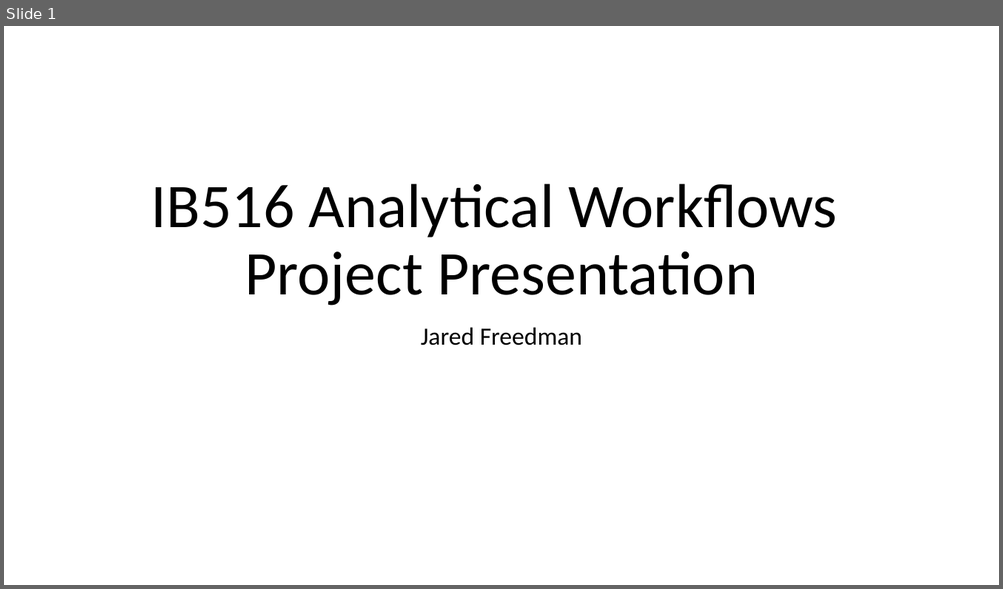
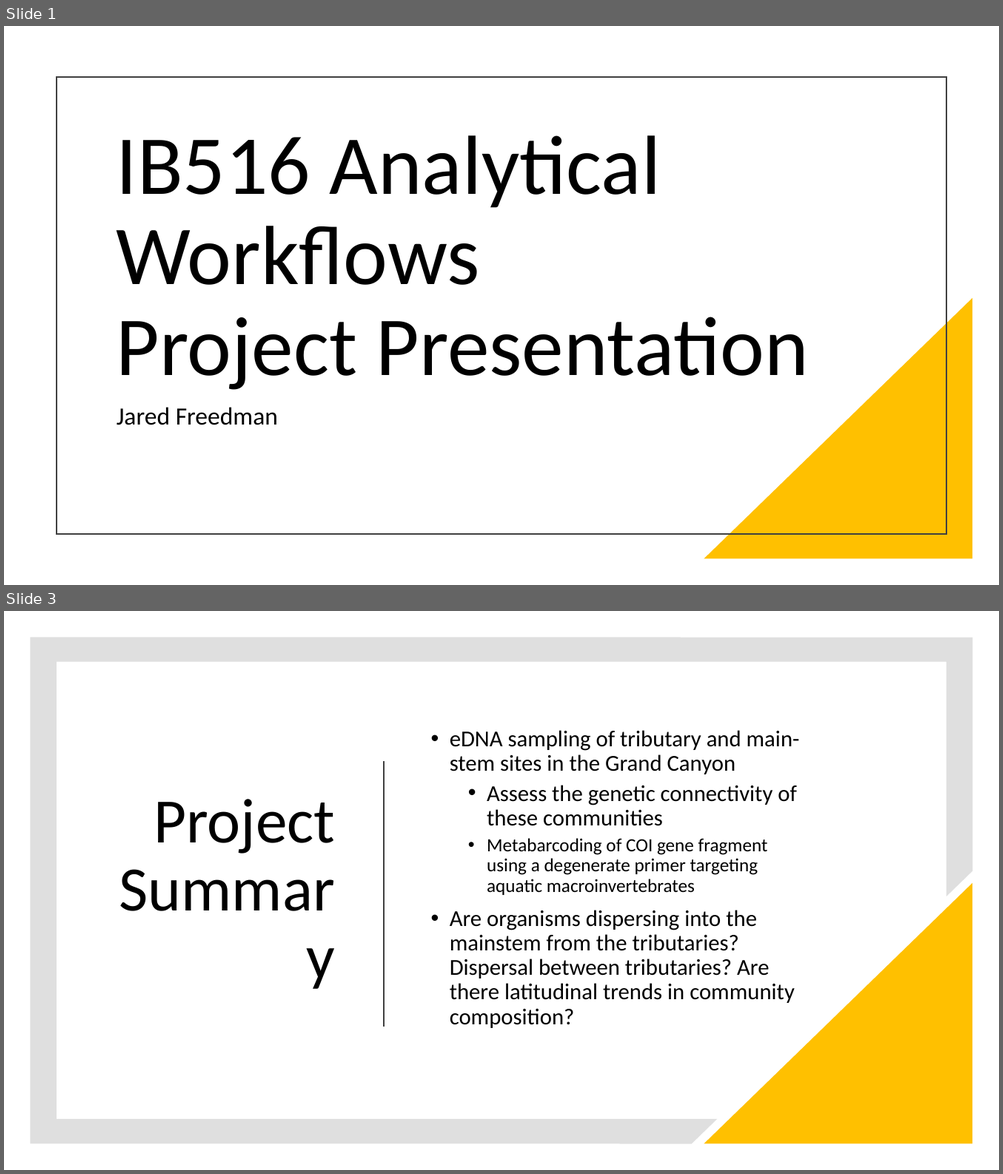
Before and after one commit to jaredfreedman/edna_metabarcoding, a slide deck: IB516 Analytical Workflows/Project Proposal Slides.pptx. Shown one above the other, each under a label of ours: slide 1 before the commit, slides 1 and 3 after it; the slides between them are not shown. The pictures are 1003x589 and 1003x1174 pixels, drawn with LibreOffice and Linux fonts; fonts in the diff are those of the drawing. Boxes give left, top, right and bottom in pixels: in the first picture for what was removed or moved away, otherwise in the second. Text is boxed around its words. In the diff, an @@ line names an element or a change of style, - is before the commit and + after.

```diff
--- a/IB516 Analytical Workflows/Project Proposal Slides.pptx
+++ b/IB516 Analytical Workflows/Project Proposal Slides.pptx
@@ slide 3 added at box(4, 611, 999, 1170), background #FFFFFF @@
@@ freeform shape added at box(30, 637, 973, 1145), fill #808080 at 25% opacity @@
@@ text added at box(449, 730, 800, 1028), 22 pt, text #000000 @@
+• eDNA sampling of tributary and main-stem sites in the Grand Canyon
+  • Assess the genetic connectivity of these communities
+  • Metabarcoding of COI gene fragment using a degenerate primer targeting aquatic macroinvertebrates
+• Are organisms dispersing into the mainstem from the tributaries? Dispersal between tributaries? Are there latitudinal trends in community composition?
@@ line added from (384, 763) to (384, 1027), #404040 1.5 pt @@
@@ title added at box(153, 799, 335, 854), 61 pt, text #000000 @@
+Project Summary
@@ right triangle added at box(704, 883, 973, 1145), fill #FFC000 @@
@@ slide 1 changed as well @@
@@ rectangle added at box(57, 77, 946, 534), outline #404040 1.5 pt @@
@@ title "IB516 Analytical Workflows Project Presentation": place and size @@
-title "IB516 Analytical Workflows Project Presentation" at box(151, 184, 836, 306)
+title "IB516 Analytical Workflows Project Presentation" at box(116, 136, 809, 390)
@@ title "IB516 Analytical Workflows Project Presentation" at box(116, 136, 809, 390): size 60 to 81 pt; alignment centre to left @@
@@ right triangle added at box(704, 298, 973, 560), fill #FFC000 @@
@@ subtitle "Jared Freedman": place and size @@
-subtitle "Jared Freedman" at box(421, 327, 582, 346)
+subtitle "Jared Freedman" at box(116, 407, 278, 426)
@@ subtitle "Jared Freedman" at box(116, 407, 278, 426): alignment centre to left @@
```
Also in this commit, not shown: 1 other slide changed, 2 other slides added, 3 slides removed.
